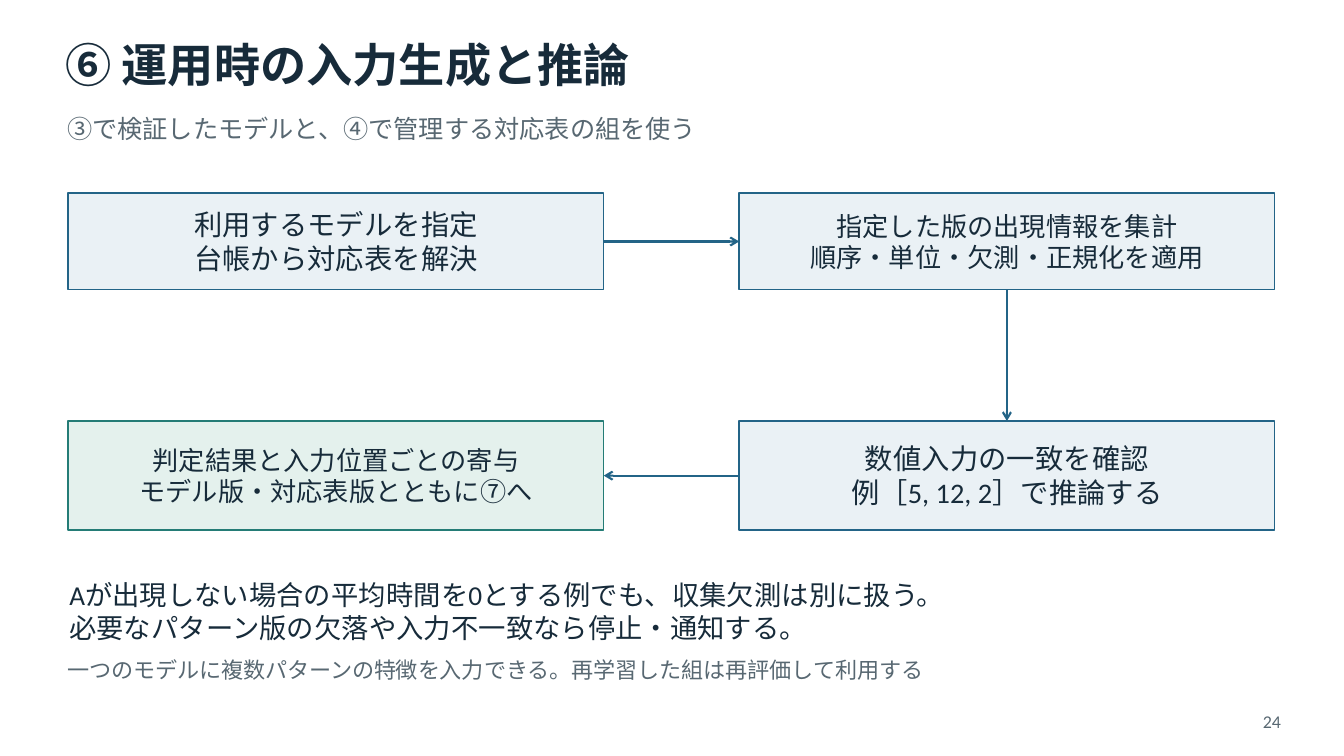
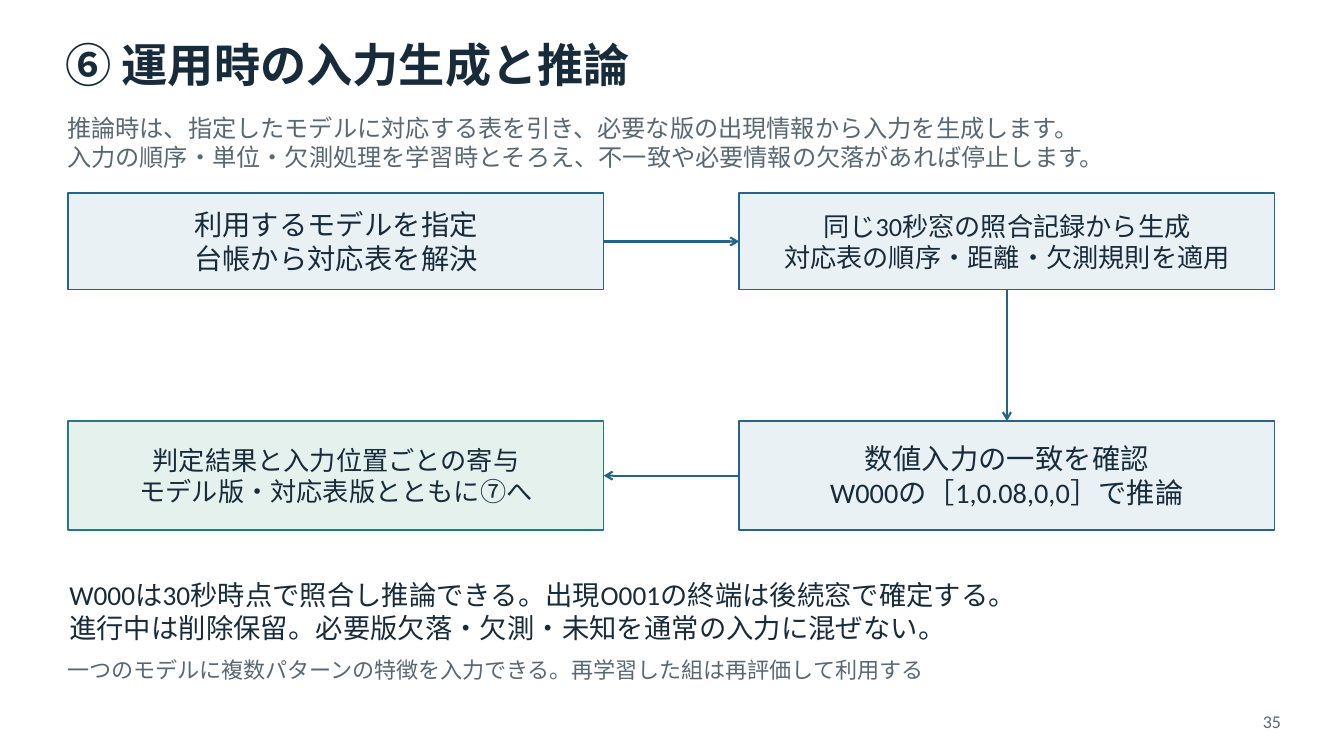
Before and after one commit to tachyonstone/test, a slide deck: slide 35 of 発明アイデア説明資料.pptx (slide 24 before the commit). Drawn at 1344x756 pixels with LibreOffice and Linux fonts; fonts in the diff are those of the drawing. Boxes give left, top, right and bottom in pixels: in the first picture for what was removed or moved away, otherwise in the second. Text is boxed around its words. In the diff, an @@ line names an element or a change of style, - is before the commit and + after.

```diff
--- a/発明アイデア説明資料.pptx
+++ b/発明アイデア説明資料.pptx
@@ text at <box>67,116,1104,168</box>: text changed; size 18 to 17.2 pt @@
-③で検証したモデルと、④で管理する対応表の組を使う
+推論時は、指定したモデルに対応する表を引き、必要な版の出現情報から入力を生成します。
+入力の順序・単位・欠測処理を学習時とそろえ、不一致や必要情報の欠落があれば停止します。
@@ text in rectangle at <box>784,214,1230,269</box>: text changed @@
-指定した版の出現情報を集計
-順序・単位・欠測・正規化を適用
+同じ30秒窓の照合記録から生成
+対応表の順序・距離・欠測規則を適用
@@ text in rectangle at <box>830,480,1183,507</box>: text changed @@
-例［5, 12, 2］で推論する
+W000の［1,0.08,0,0］で推論
@@ text at <box>69,583,1016,641</box>: text changed @@
-Aが出現しない場合の平均時間を0とする例でも、収集欠測は別に扱う。
-必要なパターン版の欠落や入力不一致なら停止・通知する。
+W000は30秒時点で照合し推論できる。出現O001の終端は後続窓で確定する。
+進行中は削除保留。必要版欠落・欠測・未知を通常の入力に混ぜない。
@@ text at <box>1263,716,1281,728</box>: text changed @@
-24
+35
```
Also in this commit, not shown: 41 other slides changed, 16 slides added, 3 slides removed.
